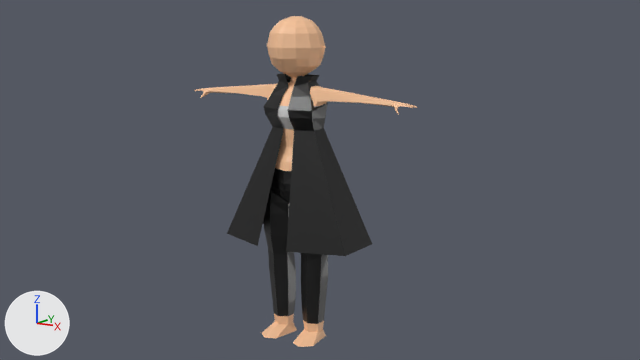
One commit to the Blender file Low_poly human/LP-Human.blend: the scene before it, then after it.
Rendered twice from the file's camera 'Camera'. Lighting does not change. The marker at lower left points along +X, +Y and +Z.

Before the edit, the objects in view are built like this:
```python
me_cylinder = bpy.data.meshes.new('Cylinder')
me_cylinder.from_pydata(...)  # 520 vertices, 495 faces; spans x -0.01..3.07, y -1.02..1.16, z -0.01..8.44
# faces by material slot: [370, 21, 104]
me_cylinder.materials.append(mat_material_001)  # beige #fac59a
me_cylinder.materials.append(mat_band)  # light grey #cfcfcf
me_cylinder.materials.append(mat_black)  # black #101010
ob_cylinder = bpy.data.objects.new('Cylinder', me_cylinder)
ob_cylinder.location = (0.0, 0.0, 0.049)
ob_cylinder.scale = (0.275, 0.275, 0.243)
_m = ob_cylinder.modifiers.new('Mirror', 'MIRROR')
```
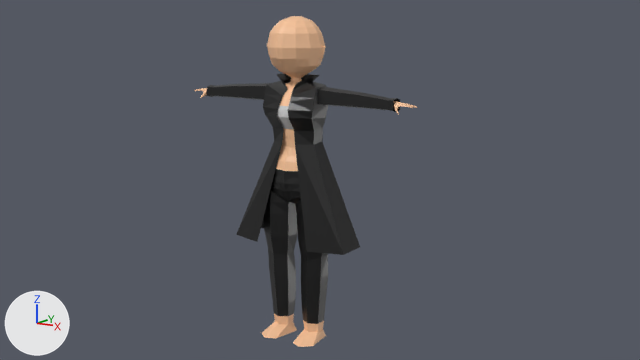
Changed parts and their boxes (x1, y1, x2, y2) in the pictures (640 x 360 px):
part 1 of me_cylinder, built on: before (227, 73, 372, 256); after (206, 73, 400, 255)

What the commit changed:
me_cylinder is used by ob_cylinder; location (0.0, 0.0, 0.049); scale (0.275, 0.275, 0.243).
me_cylinder had 520 vertices, 495 faces and spanned x -0.01..3.07, y -1.02..1.16, z -0.01..8.44.
me_cylinder now has 592 vertices, 559 faces and spans x 0.0..3.07, y -0.74..0.97, z -0.01..8.44.
Part 1, on me_cylinder:
3 vertices are removed from x 0.4..1.68, y -1.02..-0.26, z 2.64..6.46.
10 faces are deleted.
17 vertices move from x -0.01..1.68, y -0.55..1.16, z 2.64..6.97 to x 0.0..1.53, y -0.57..0.97, z 2.6..6.81.
63 vertices are added at x 0.0..2.58, y -0.65..0.47, z 2.59..6.71.
7 new vertices lie (0.04, 0.0, 0.0) away from vertices in x 1.71, y -0.18..0.16, z 6.25..6.63.
5 new vertices lie (0.09, 0.0, 0.0) away from vertices in x 0.69, y -0.22..0.18, z 6.25..6.65.
74 new faces join them, mat_black (black #101010).
